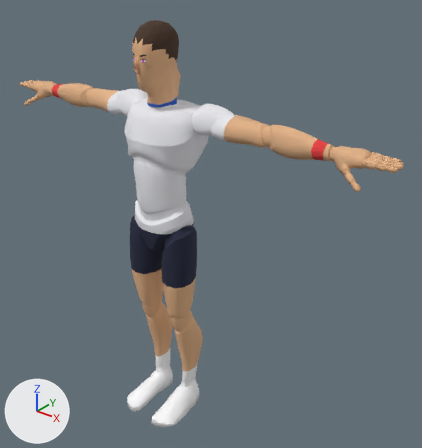
What one commit did to the glTF model sweetspot/models/players/p08.glb.
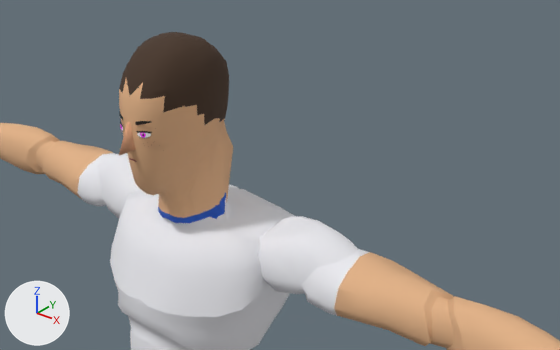
Each version is shown whole from a camera (50 mm lens) standing at (1.593, -1.664, 2.078) and looking at (0.155, 0.134, 0.963), then close up from a camera (50 mm lens) standing at (0.881, -0.836, 2.145) and looking at (0.159, 0.067, 1.586). The lights are fixed; the arrows at lower left show +X, +Y and +Z. The older version's two pictures come first. Vertices at exactly the same position are counted once.

Names of what the first close-up shows: 'Body', 'Face', 'Hair', 'Nose'.
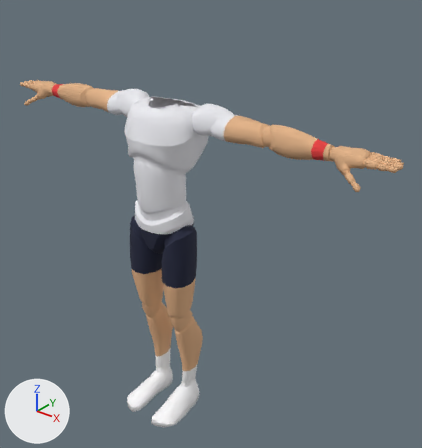
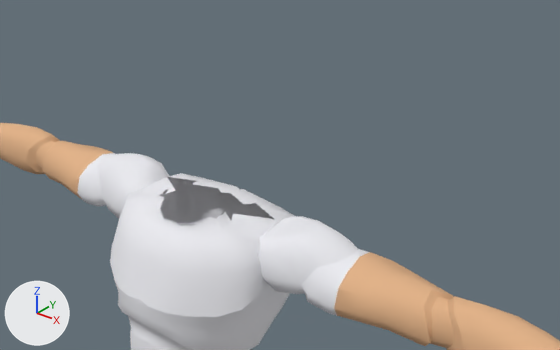
Where the change shows, as pixel boxes [x1, y1, x2, y2] in the close-ups (560 x 350 px):
'Body', reshaped
    before: [0, 36, 560, 350]
    after: [0, 123, 560, 350]
'Hair', deleted (brown)
    before: [122, 32, 229, 122]
'Nose', deleted
    before: [119, 121, 136, 155]
'Face', deleted
    before: [119, 113, 152, 162]
part 1 of me_mannequin, cut back
    before: [119, 36, 273, 224]
    after: [160, 204, 206, 224]

What the commit changed:
me_mannequin is used by ob_body; location (0.0, 0.0, 0.0).
me_mannequin had 7378 vertices, 14511 faces and spanned x -0.98..0.98, y -0.21..0.15, z 0.0..1.81.
me_mannequin now has 7082 vertices, 13882 faces and spans x -0.98..0.98, y -0.21..0.15, z 0.0..1.51.
me_mannequin part 1: 4 vertices moved within x -0.04..0.04, y -0.04..-0.02, z 1.49..1.5; 296 vertices removed from x -0.07..0.07, y -0.11..0.1, z 1.49..1.81.
Object 'Face' (ob_face) is deleted.
Object 'Hair' (ob_hair) is deleted.
Object 'Nose' (ob_nose) is deleted.
